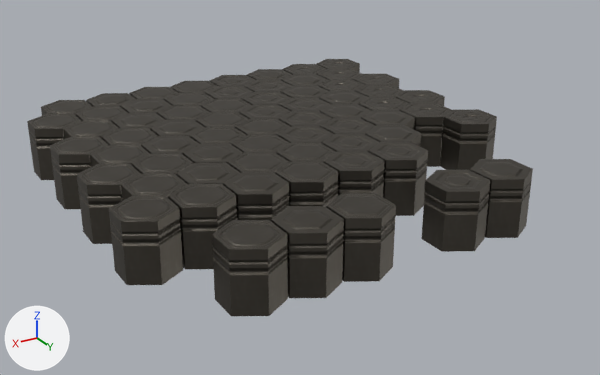
Before and after pictures for a commit that changed the Blender file RT-Tactics-Game/Assets/Scenes/Debug/Art Library/Art_Temp/asset_library.blend.
Both versions are drawn from a camera (50 mm lens) standing at (20.8, 22.2, 10.9) and looking at (6.6, -1.4, -0.9). The lights are fixed; the arrows at lower left show +X, +Y and +Z.

Before the edit, the objects in view are built like this:
```python
me_cylinder_021 = bpy.data.meshes.new('Cylinder.021')
me_cylinder_021.from_pydata(...)  # 12 vertices, 7 faces; spans x -0.87..0.87, y -1.0..1.0, z -1.0..1.0
me_cylinder_021.materials.append(mat_material)
me_cylinder_022 = bpy.data.meshes.new('Cylinder.022')
me_cylinder_022.from_pydata(...)  # 12 vertices, 7 faces; spans x -0.87..0.87, y -1.0..1.0, z -1.0..1.0
me_cylinder_022.materials.append(mat_material)
me_cylinder_060 = bpy.data.meshes.new('Cylinder.060')
me_cylinder_060.from_pydata(...)  # 12 vertices, 7 faces; spans x -0.87..0.87, y -1.0..1.0, z -1.0..1.0
me_cylinder_060.materials.append(mat_material)
ob_cylinder_014 = bpy.data.objects.new('Cylinder.014', me_cylinder_021)
ob_cylinder_014.location = (2.7, -4.5, 0.0)
ob_cylinder_015 = bpy.data.objects.new('Cylinder.015', me_cylinder_022)
ob_cylinder_015.location = (1.8, -9.0, 0.0)
ob_cylinder_053 = bpy.data.objects.new('Cylinder.053', me_cylinder_060)
ob_cylinder_053.location = (11.7, -7.5, 0.0)
# also in view: 'Cylinder.033' at (8.1, -1.5, 0.0); 'Cylinder.046' at (9.9, -4.5, 0.0); 'Cylinder.026' at (6.3, 1.5, 0.0); 'Cylinder.038' at (8.1, -4.5, 0.0); 'Cylinder.029' at (6.3, -7.5, 0.0)
```
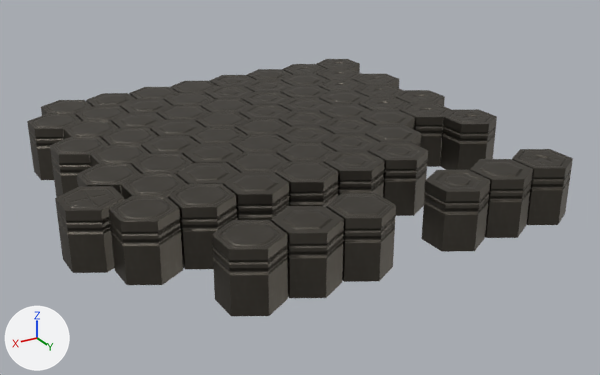
Commit message: Updated asset Library

Changed parts and their boxes [x1, y1, x2, y2] in the pictures (600 x 375 px):
'Cylinder.071', added
    after: [55, 186, 124, 273]
'Cylinder.070', added
    after: [512, 149, 573, 225]
'Cylinder.057', unchanged, covered by the edit
    before: [77, 164, 141, 244]
    after: [77, 164, 141, 195]

The change, as a list of edits to the scene's bpy script:
```text
Add me_cylinder_072:
    me_cylinder_072.from_pydata(...)  # 12 vertices, 7 faces; spans x -0.87..0.87, y -1.0..1.0, z -1.0..1.0
    me_cylinder_072.materials.append(mat_material)
Add ob_cylinder_071:
    ob_cylinder_071 = bpy.data.objects.new('Cylinder.071', me_cylinder_072)
    ob_cylinder_071.location = (14.6, 0.0, 0.0)
Add ob_cylinder_070:
    ob_cylinder_070 = bpy.data.objects.new('Cylinder.070', me_cylinder_022.copy())  # the mesh of ob_cylinder_015
    ob_cylinder_070.location = (0.9, 4.5, 0.0)
```
